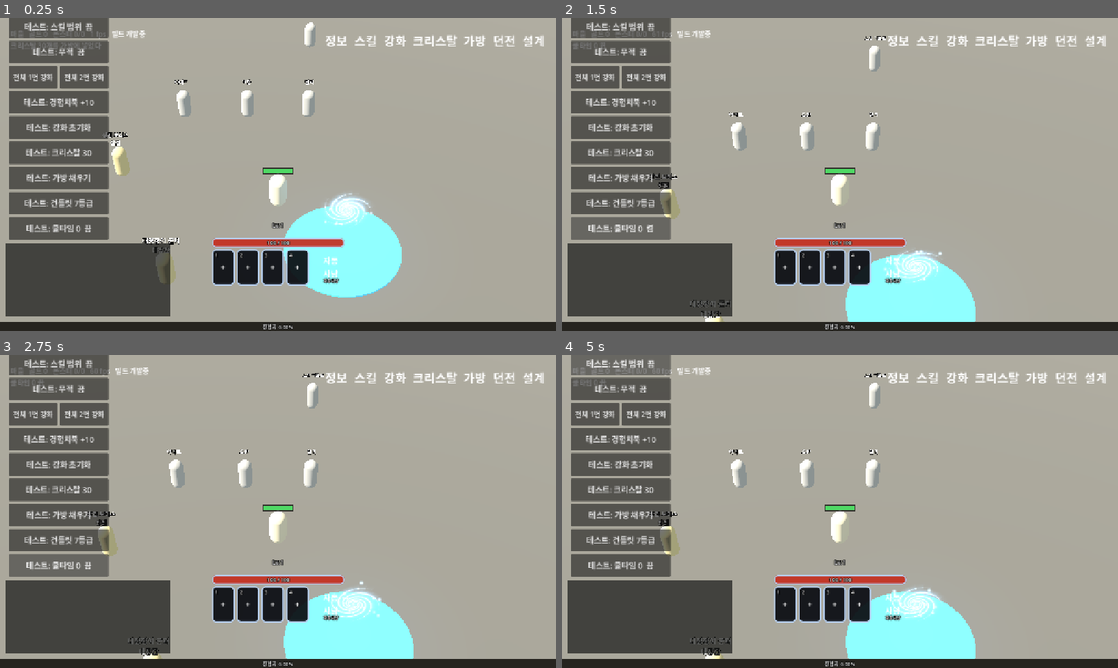
Above: before the commit, frames 1-4 (two rows, left to right).
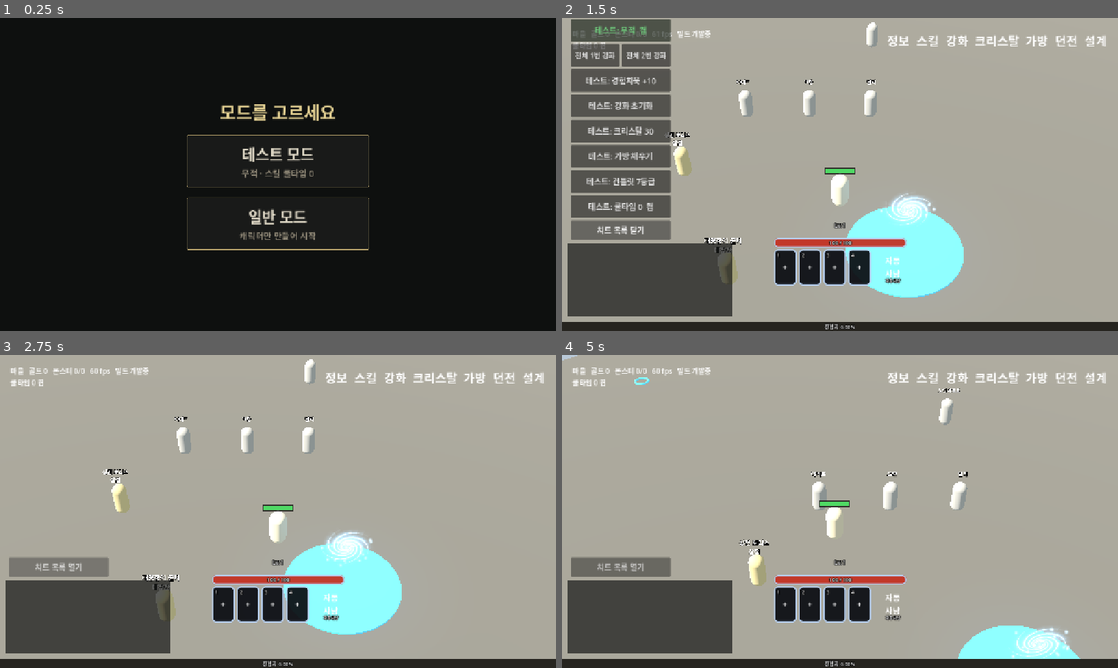
Above: after the commit, the same moments.

Repository: gogoalswo/MMORPG
Game: Godot game, scene res://start.tscn
Two runs of this game, one before a commit and one after it. Both use one fixed random seed, a clock stepped at 60 frames per second and the inputs below. Before the commit the project starts from res://main.tscn.
Inputs (mouse positions are in pixels of both pictures, inside the frame that each line leads up to):
- Up to frame 1 (0.25 s): no input
- Up to frame 2 (1.5 s): click (840, 161) at 0.52 s; click (623, 230) at 1.25 s, where only the run after the commit has a clickable "치트 목록 열기"
- Up to frame 3 (2.75 s): click (61, 567) at 2 s, where only the run after the commit has a clickable "치트 목록 닫기"
- Up to frame 4 (5 s): click (784, 605) at 2.77 s; click (623, 364) at 3.5 s, where only the run before the commit has a clickable "테스트: 스킬 범위 끔"; click (623, 364) at 4.25 s, where only the run before the commit has a clickable "테스트: 스킬 범위 켬"

The runs differ from the first frame. In frame 1, 96% of the frame differs, in the area x 0-100%, y 0-100%; in frame 2, 13%; in frame 3, 18%; in frame 4, 19%.

Commit message:
시작 화면에 테스트/일반 모드 고르기, 치트 목록 여닫기 단추
게임을 켜면 모드를 고른다. 테스트 모드는 무적과 스킬 쿨타임 0 을 켜고 치트 목록을
접은 채 시작하고, 일반 모드는 치트 없이 캐릭터만 만든다. 왼쪽을 덮던 치트 목록은
채팅창 위 단추 하나로 접고 편다. 테스트는 main.tscn 을 바로 띄우므로 모드 없음이면
지금처럼 둔다.

Co-Authored-By: Claude Opus 5.5 <noreply@anthropic.com>
Claude-Session: https://claude.ai/code/session_013YWfW6uZuPUL2NxKQHYdED

Diff:
--- a/godot/game/game.gd
+++ b/godot/game/game.gd
@@ -245,6 +245,9 @@
 var _switch_buttons: Dictionary = {}
 ## 테스트 무적 단추. 글자는 **스냅샷(me.invincible)** 만 보고 그린다 (자동사냥과 같다)
 var _invincible_button: Button
+## 치트(테스트 단추) 목록 묶음과 그것을 여닫는 단추 (2026-09-25 — 왼쪽이 치트로 도배돼 안 보였다)
+var _cheat_column: VBoxContainer
+var _cheat_toggle: Button
 ## 자동 사냥 칸. 퀵슬롯 옆에 같은 모양으로 붙는다. 켜짐 표시는 **서버가 준
 ## me.auto** 로만 정한다 — 눌린 것으로 지레 바꾸면 판정이 거절했을 때 화면만
 ## 켜진 채로 남는다
@@ -357,6 +360,7 @@
 	_transport.open(GameData.start_zone())
 	_transport.event.connect(_on_event)
 	_build_persistent()
+	_apply_play_mode()
 	# 스킬·타격 이펙트를 미리 만들어 쉬게 둔다 — 시전 때 만들지 않고 되감아 쓴다
 	_fx = FxPool.new()
 	_fx.name = "FxPool"
@@ -2906,6 +2910,7 @@
 	var column := VBoxContainer.new()
 	column.add_theme_constant_override("separation", 6)
 	_ui_root.add_child(column)
+	_cheat_column = column
 	_switch_buttons.clear()
 	for name in SWITCH_BUTTONS:
 		var button := Button.new()
@@ -2997,8 +3002,52 @@
 	column.grow_vertical = Control.GROW_DIRECTION_BEGIN
 	# 왼쪽 아래 구석은 채팅창 자리다 (2026-09-23) — 묶음을 채팅창 위로 올린다
 	var lift := ChatLog.SIZE.y + EXP_GAUGE_H + CHAT_MARGIN + 8 - 20
+	# 채팅창 바로 위에는 **치트 목록 여닫기 단추** 하나가 서고, 묶음은 그 위로 선다 (2026-09-25).
+	# 단추 열 개가 왼쪽을 다 덮어서 접을 수 있게 했다
+	_cheat_toggle = Button.new()
+	_cheat_toggle.custom_minimum_size = CHEAT_TOGGLE
+	_cheat_toggle.add_theme_font_size_override("font_size", 18)
+	_cheat_toggle.pressed.connect(_toggle_cheats)
+	_ui_root.add_child(_cheat_toggle)
+	_cheat_toggle.set_anchors_and_offsets_preset(Control.PRESET_BOTTOM_LEFT, Control.PRESET_MODE_MINSIZE, 20)
+	_cheat_toggle.grow_vertical = Control.GROW_DIRECTION_BEGIN
+	_cheat_toggle.offset_top -= lift
+	_cheat_toggle.offset_bottom -= lift
+	lift += CHEAT_TOGGLE.y + 6
 	column.offset_top -= lift
 	column.offset_bottom -= lift
+	_set_cheats_open(true)
+
+
+## 치트 목록 여닫기 단추의 크기 — 테스트 단추(230)와 너비를 맞춘다
+const CHEAT_TOGGLE := Vector2(230, 44)
+
+
+func _toggle_cheats() -> void:
+	_set_cheats_open(not _cheat_column.visible)
+
+
+func _set_cheats_open(open: bool) -> void:
+	_cheat_column.visible = open
+	_cheat_toggle.text = "치트 목록 닫기" if open else "치트 목록 열기"
+	_cheat_toggle.modulate = Color.WHITE if open else Color(1, 1, 1, 0.75)
+
+
+## 시작 화면에서 고른 모드를 건다 → play-mode.md
+## - 테스트 모드: 무적과 쿨타임 0 을 켜고, 치트 목록은 접어 둔다 (펼치면 왼쪽을 다 덮는다)
+## - 일반 모드: 아무것도 안 켜고, 치트 목록과 여닫기 단추를 아예 숨긴다
+## - 모드 없음(테스트·도구가 main.tscn 을 바로 띄움): 지금까지처럼 둔다
+func _apply_play_mode() -> void:
+	match PlayMode.current:
+		PlayMode.TEST:
+			_transport.send(&"invincible", {"on": true})
+			if not Skills.cooldown_off():
+				_transport.send(&"testSwitch", {"name": "cooldownOff", "on": true})
+			_refresh_switches()
+			_set_cheats_open(false)
+		PlayMode.NORMAL:
+			_set_cheats_open(false)
+			_cheat_toggle.visible = false
 
 
 func _on_switch_pressed(name: String) -> void:
--- /dev/null
+++ b/godot/game/play_mode.gd
@@ -0,0 +1,15 @@
+class_name PlayMode
+
+## 시작 화면에서 고른 모드. 장면을 갈아 끼워도 남도록 static 에 둔다 (`start_screen.gd` → `main.tscn`).
+##
+## - `TEST`   무적 켬 · 스킬 쿨타임 0 으로 시작한다. 치트 목록은 **접힌 채** 뜬다
+## - `NORMAL` 치트 없이 캐릭터만 만든다. 치트 목록과 그 여닫는 단추가 아예 안 보인다
+## - `""`     시작 화면을 안 거쳤다 — 테스트·도구가 `main.tscn` 을 바로 띄운 경우다.
+##            아무것도 켜지 않고 치트 목록은 **펼친 채** 둔다 (테스트가 단추 자리를 본다)
+##
+## → docs/features/play-mode.md
+
+const TEST := "test"
+const NORMAL := "normal"
+
+static var current := ""
--- /dev/null
+++ b/godot/game/start_screen.gd
@@ -0,0 +1,85 @@
+extends Control
+
+## 게임을 켜면 처음 뜨는 화면 — **테스트 모드 / 일반 모드** 를 고른다 (2026-09-25 요청).
+## 고르면 `PlayMode.current` 에 적고 `main.tscn` 으로 넘어간다. 무적·쿨타임을 켜는 건
+## 게임 쪽(`game.gd` 의 `_apply_play_mode`)이 한다 — 여기는 고르기만 한다.
+##
+## 색은 ui-art-style.md 의 판·금테·상아 글자를 그대로 쓴다. 조각 그림 없이 코드로 그린다
+## (시작 화면은 에셋을 안 받은 사람에게도 떠야 한다)
+
+const GAME_SCENE := "res://main.tscn"
+const BG := Color("#0e100f")
+const PANEL := Color("#191a19")
+const GOLD := Color("#b9a46c")
+const GOLD_HI := Color("#e3d092")
+const TEXT := Color("#ddd6c4")
+const DIM := Color("#948c7a")
+
+var test_button: Button
+var normal_button: Button
+
+
+func _ready() -> void:
+	set_anchors_preset(Control.PRESET_FULL_RECT)
+	var path := "res://assets/fonts/NotoSansKR-subset.ttf"
+	theme = Theme.new()
+	if ResourceLoader.exists(path):
+		theme.default_font = load(path)
+	theme.default_font_size = 28
+
+	var back := ColorRect.new()
+	back.color = BG
+	back.set_anchors_preset(Control.PRESET_FULL_RECT)
+	add_child(back)
+
+	var center := CenterContainer.new()
+	center.set_anchors_preset(Control.PRESET_FULL_RECT)
+	add_child(center)
+	var column := VBoxContainer.new()
+	column.add_theme_constant_override("separation", 24)
+	center.add_child(column)
+
+	var title := Label.new()
+	title.text = "모드를 고르세요"
+	title.horizontal_alignment = HORIZONTAL_ALIGNMENT_CENTER
+	title.add_theme_font_size_override("font_size", 40)
+	title.add_theme_color_override("font_color", GOLD_HI)
+	column.add_child(title)
+
+	test_button = _mode_button("테스트 모드", "무적 · 스킬 쿨타임 0", PlayMode.TEST)
+	column.add_child(test_button)
+	normal_button = _mode_button("일반 모드", "캐릭터만 만들어 시작", PlayMode.NORMAL)
+	column.add_child(normal_button)
+
+
+## 두 줄짜리 단추 — 위는 모드 이름, 아래는 무엇이 켜지는지. 글자는 Label 로 얹는다
+func _mode_button(name: String, note: String, mode: String) -> Button:
+	var button := Button.new()
+	button.custom_minimum_size = Vector2(420, 120)
+	for state in ["normal", "hover", "pressed", "focus"]:
+		var box := StyleBoxFlat.new()
+		box.bg_color = PANEL if state != "pressed" else PANEL.lightened(0.08)
+		box.border_color = GOLD_HI if state == "hover" else GOLD
+		box.set_border_width_all(1)
+		box.set_corner_radius_all(3)
+		button.add_theme_stylebox_override(state, box)
+	var lines := VBoxContainer.new()
+	lines.set_anchors_preset(Control.PRESET_FULL_RECT)
+	lines.alignment = BoxContainer.ALIGNMENT_CENTER
+	lines.mouse_filter = Control.MOUSE_FILTER_IGNORE
+	button.add_child(lines)
+	for pair in [[name, 34, TEXT], [note, 20, DIM]]:
+		var label := Label.new()
+		label.text = pair[0]
+		label.horizontal_alignment = HORIZONTAL_ALIGNMENT_CENTER
+		label.add_theme_font_size_override("font_size", pair[1])
+		label.add_theme_color_override("font_color", pair[2])
+		label.mouse_filter = Control.MOUSE_FILTER_IGNORE
+		lines.add_child(label)
+	button.pressed.connect(choose.bind(mode))
+	return button
+
+
+func choose(mode: String) -> void:
+	PlayMode.current = mode
+	get_tree().change_scene_to_file(GAME_SCENE)
--- a/godot/project.godot
+++ b/godot/project.godot
@@ -6,7 +6,7 @@
 [application]
 
 config/name="MMORPG"
-run/main_scene="res://main.tscn"
+run/main_scene="res://start.tscn"
 config/features=PackedStringArray("4.7", "Mobile")
 
 [display]
--- /dev/null
+++ b/godot/start.tscn
@@ -0,0 +1,12 @@
+[gd_scene load_steps=2 format=3]
+
+[ext_resource type="Script" path="res://game/start_screen.gd" id="1_start"]
+
+[node name="Start" type="Control"]
+layout_mode = 3
+anchors_preset = 15
+anchor_right = 1.0
+anchor_bottom = 1.0
+grow_horizontal = 2
+grow_vertical = 2
+script = ExtResource("1_start")
--- /dev/null
+++ b/godot/tests/play_mode_test.gd
@@ -0,0 +1,66 @@
+extends SceneTree
+
+## 시작 화면의 **테스트 모드 / 일반 모드** (2026-09-25). → docs/features/play-mode.md
+##
+## - 시작 화면에 단추 둘이 있고, 누르면 `PlayMode.current` 에 적는다
+## - 테스트 모드: 무적 켬 · 쿨타임 0 켬 · 치트 목록은 접힌 채 여닫기 단추만 보인다
+## - 일반 모드: 무적 끔 · 쿨타임 0 끔 · 치트 목록도 여닫기 단추도 안 보인다
+##
+##   godot --headless --path godot --script tests/play_mode_test.gd
+
+var _failed := 0
+
+
+func _init() -> void:
+	Save.clear()
+	_run.call_deferred()
+
+
+func _fail(text: String) -> void:
+	print("  실패 " + text)
+	_failed += 1
+
+
+func _run() -> void:
+	if ProjectSettings.get_setting("application/run/main_scene") != "res://start.tscn":
+		_fail("게임을 켜면 시작 화면(start.tscn)이 떠야 한다")
+
+	# 시작 화면 — 단추 둘. **장면 넘김은 여기서 안 한다** (SceneTree 스크립트라 current_scene 이 없다).
+	# 고른 값만 본다
+	var start: Control = load("res://start.tscn").instantiate()
+	root.add_child(start)
+	await process_frame
+	if start.test_button == null or start.normal_button == null:
+		_fail("시작 화면에 모드 단추가 없다")
+	start.queue_free()
+
+	await _case(PlayMode.TEST)
+	await _case(PlayMode.NORMAL)
+	PlayMode.current = ""
+	if _failed == 0:
+		print("  테스트 모드: 무적·쿨타임 0 켬, 목록 접힘 · 일반 모드: 전부 끔, 목록 숨김")
+	quit(1 if _failed > 0 else 0)
+
+
+func _case(mode: String) -> void:
+	PlayMode.current = mode
+	var game: Node3D = load("res://main.tscn").instantiate()
+	root.add_child(game)
+	for i in 3:
+		await process_frame
+	var me: Dictionary = game._transport.snapshot().players[game._transport.my_id()]
+	var test := mode == PlayMode.TEST
+	if bool(me.get("invincible", false)) != test:
+		_fail("%s: 무적이 %s 이어야 한다" % [mode, test])
+	if Skills.cooldown_off() != test:
+		_fail("%s: 쿨타임 0 이 %s 이어야 한다" % [mode, test])
+	if game._cheat_column.visible:
+		_fail("%s: 치트 목록은 접힌 채 시작해야 한다" % mode)
+	if game._cheat_toggle.visible != test:
+		_fail("%s: 치트 여닫기 단추가 %s 이어야 한다" % [mode, "보여야" if test else "숨어야"])
+	if test and not game._invincible_button.text.ends_with("켬"):
+		_fail("테스트 모드인데 무적 단추 글자가 켬이 아니다: %s" % game._invincible_button.text)
+	# 다음 경우를 위해 되돌린다 — 쿨타임 스위치는 표(static)라 장면을 치워도 남는다
+	Skills.set_switch("cooldownOff", false)
+	game.queue_free()
+	await process_frame
--- a/godot/tests/ui_test.gd
+++ b/godot/tests/ui_test.gd
@@ -1431,10 +1431,21 @@
 		if read.call() != was:
 			_fail("%s 단추를 두 번 눌렀는데 원래대로 안 돌아온다" % name)
 	var corner: Rect2 = game._switch_buttons["cooldownOff"].get_global_rect()
-	# 왼쪽 아래 구석은 채팅창 자리라(2026-09-23) 단추 묶음은 그 바로 위에 선다
+	# 왼쪽 아래 구석은 채팅창 자리라(2026-09-23) 채팅창 바로 위에 치트 목록 여닫기 단추가,
+	# 그 바로 위에 단추 묶음이 선다 (2026-09-25)
 	var chat: Rect2 = game._chat.get_global_rect()
-	if corner.position.x > 40 or corner.end.y > chat.position.y or corner.end.y < chat.position.y - 40:
-		_fail("스위치 단추가 채팅창 바로 위(왼쪽 아래)가 아니다: %s, 채팅창 %s" % [corner, chat])
+	var toggle: Rect2 = game._cheat_toggle.get_global_rect()
+	if toggle.position.x > 40 or toggle.end.y > chat.position.y or toggle.end.y < chat.position.y - 40:
+		_fail("치트 여닫기 단추가 채팅창 바로 위(왼쪽 아래)가 아니다: %s, 채팅창 %s" % [toggle, chat])
+	if corner.position.x > 40 or corner.end.y > toggle.position.y or corner.end.y < toggle.position.y - 40:
+		_fail("스위치 단추가 여닫기 단추 바로 위가 아니다: %s, 여닫기 %s" % [corner, toggle])
+	# 여닫기 — 누르면 묶음이 숨고 글자가 바뀌며, 다시 누르면 돌아온다
+	game._cheat_toggle.pressed.emit()
+	if game._cheat_column.visible or game._cheat_toggle.text != "치트 목록 열기":
+		_fail("치트 목록 닫기를 눌렀는데 안 닫혔다: %s" % game._cheat_toggle.text)
+	game._cheat_toggle.pressed.emit()
+	if not game._cheat_column.visible or game._cheat_toggle.text != "치트 목록 닫기":
+		_fail("치트 목록 열기를 눌렀는데 안 열렸다: %s" % game._cheat_toggle.text)
 	if corner.intersects(game._bar_buttons[0].get_global_rect()):
 		_fail("스위치 단추가 퀵슬롯과 겹친다")
 	print("  테스트 스위치 단추 %d개: 켜고 끄기 확인 (%s)" % [game._switch_buttons.size(), corner])
Not shown, added: godot/game/play_mode.gd.uid
Not shown, added: godot/game/start_screen.gd.uid
Not shown, added: godot/tests/play_mode_test.gd.uid
Not shown, changed: docs/features/README.md
Not shown, changed: docs/features/godot-migration.md
Not shown, changed: docs/features/hud.md
Not shown, added: docs/features/play-mode.md
